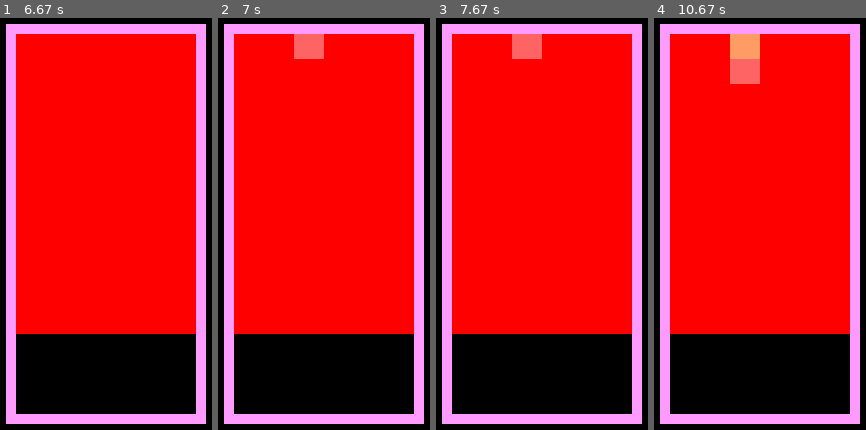
Above: before the commit, frames 1-4 (left to right).
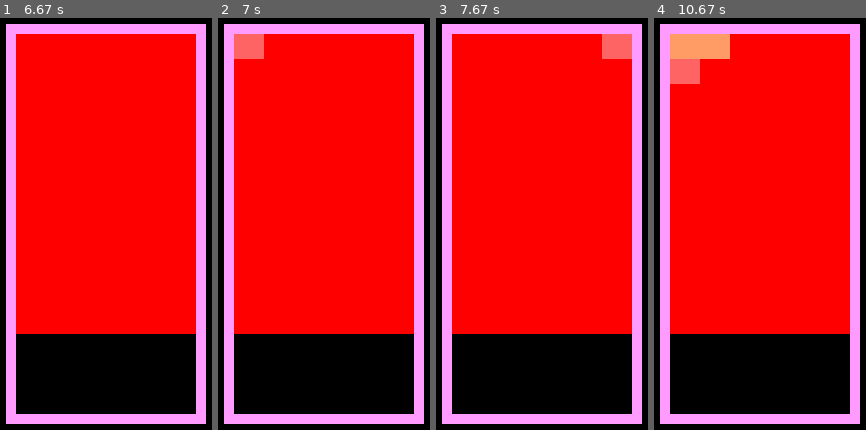
Above: after the commit, the same moments.

Repository: superupon/PyGame
Game: pygame game, started from WPyGame.py
Same seed, same stepped clock (60 frames per second), same inputs: the game is played once before the commit and once after it. The source is Python 2; it was converted automatically to run under Python 3.
Inputs:
- Up to frame 1 (6.67 s): hold R 0.33-0.8 s; hold Right 0.33-0.8 s; hold Up 1.33-1.8 s; hold Left 2.33-2.87 s; hold Left from 6.57 s (still down)
- Up to frame 2 (7 s): keep holding Left
- Up to frame 3 (7.67 s): release Left at 7.1 s; hold Left 7.13-7.53 s
- Up to frame 4 (10.67 s): hold Right 7.97-8.6 s; hold Left 8.63-9.1 s; hold Right 9.13-9.6 s; hold Right 9.97-10.43 s; hold Left from 10.47 s (still down)

Frame 1 is identical in both runs. In frame 2, 1.7% of the frame differs, in the area x 7-50%, y 3-10%; in frame 3, 1.7%; in frame 4, 4.3%, in the area x 7-50%, y 3-17%.

Commit message:
Add logic to handle rotate, left, and right

Diff:
--- a/WPyGame.py
+++ b/WPyGame.py
@@ -13,31 +13,38 @@
         print "-" + 3*self._column*"-" + "-"
 
 if __name__ == "__main__":
-   pygame.init()
-   clock = pygame.time.Clock()
-   window = pygame.display.set_mode((640, 480))
-   x = 0
-   y = 0
-   count = 0
-   pygame.display.set_caption("PyGame")
-   content = Content(12, 6)
-   while True:
-       for event in pygame.event.get():
-           if event.type == QUIT:
-               pygame.quit()
-           if event.type == KEYDOWN:
-               if event.__dict__['key'] == K_UP:
-                   print 'add'
-                   content.add_line(2, [1,2])
+    pygame.init()
+    clock = pygame.time.Clock()
+    window = pygame.display.set_mode((640, 480))
+    x = 0
+    y = 0
+    count = 0
+    pygame.display.set_caption("PyGame")
+    content = Content(12, 6)
+    while True:
+        for event in pygame.event.get():
+            if event.type == QUIT:
+                pygame.quit()
+                sys.exit()
+            if event.type == KEYDOWN:
+                if event.__dict__['key'] == K_UP:
+                    print 'add'
+                    content.add_line(2, [1,2])
+                if event.__dict__['key'] == K_r:
+                    content.rotate()
+                if event.__dict__['key'] == K_LEFT:
+                    content.left()
+                if event.__dict__['key'] == K_RIGHT:
+                    content.right()
 
-       #window.fill((60, 100, 200))
-       pygame.draw.rect(window, (255,155,255), (200, 50, 200, 400), 10)
-       pygame.display.update()
-       clock.tick(30)
-       count = count + 1
-       if count == 100:
-           print "step"
-           count = 0
-           content.step()
-           content.printContent()
-       content.drawContent(window)
+        #window.fill((60, 100, 200))
+        pygame.draw.rect(window, (255,155,255), (200, 50, 200, 400), 10)
+        pygame.display.update()
+        clock.tick(30)
+        count = count + 1
+        if count == 100:
+            print "step"
+            count = 0
+            content.step()
+            content.printContent()
+        content.drawContent(window)
